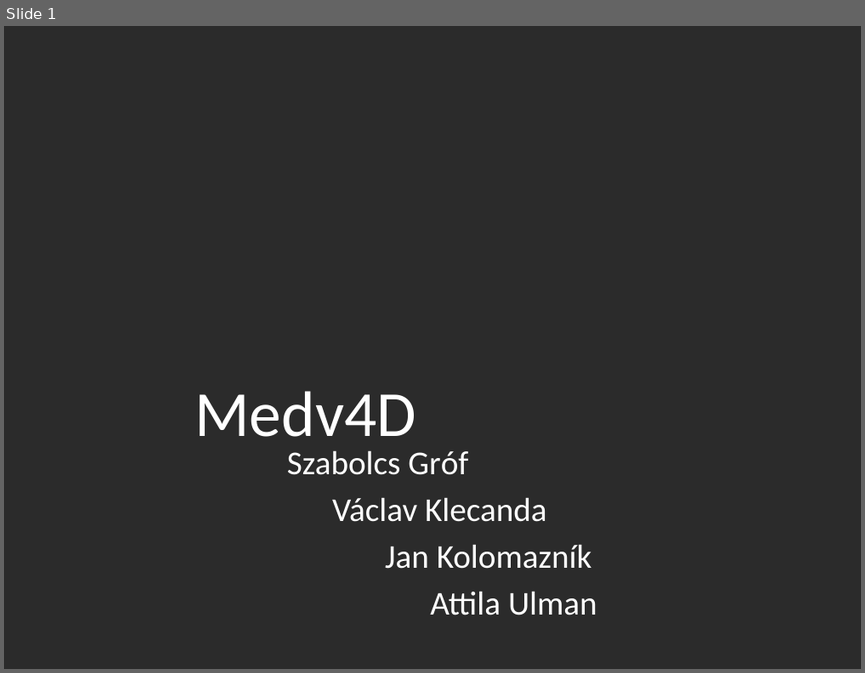
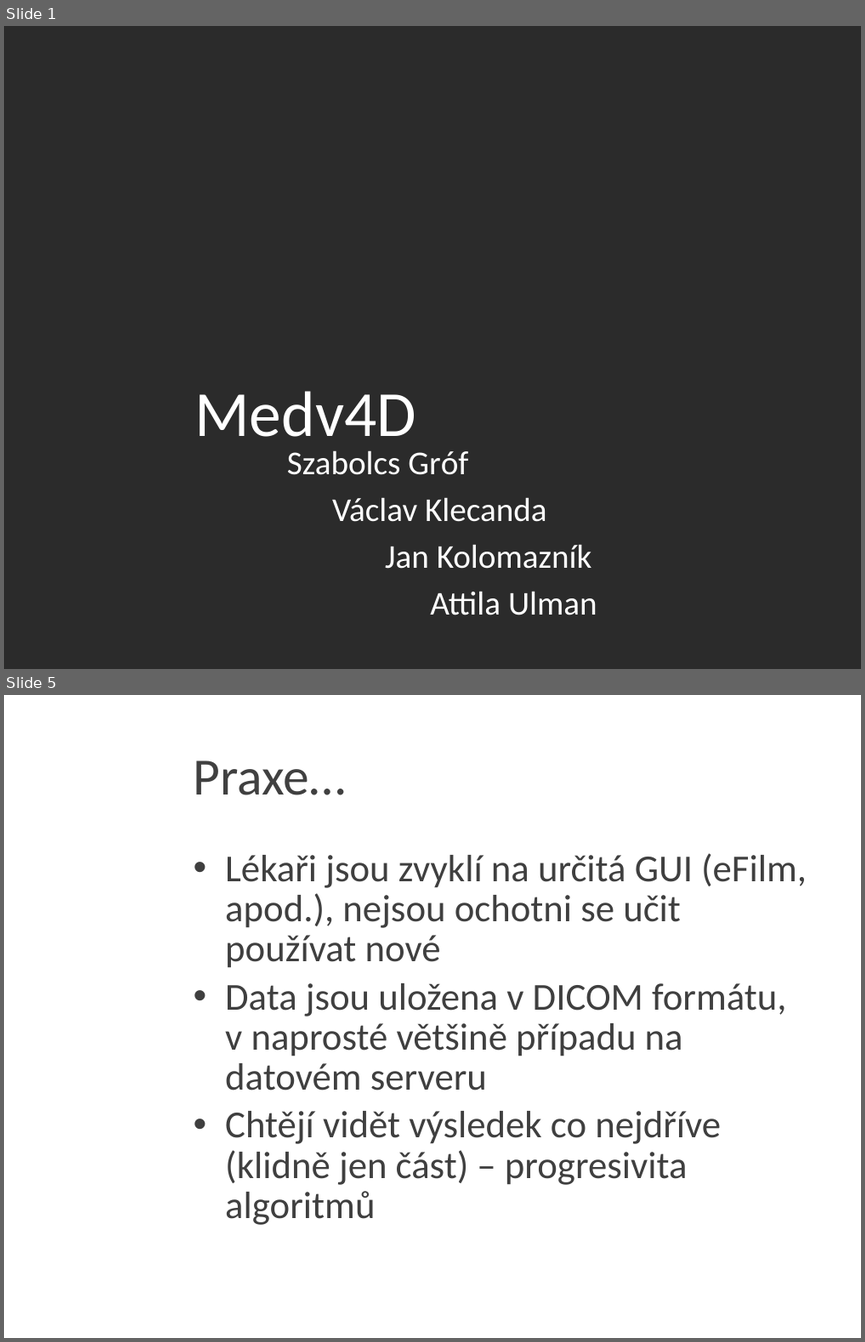
Before and after one commit to JanKolomaznik/MedV4D, a slide deck: doc/Presentation/Medv4D.pptx. Shown one above the other, each under a label of ours: slide 1 before the commit, slides 1 and 5 after it; the slides between them are not shown. The pictures are 865x673 and 865x1342 pixels, drawn with LibreOffice and Linux fonts; fonts in the diff are those of the drawing; background and template pictures are left out; a plain dark background stands for a picture behind light text. Boxes give left, top, right and bottom in pixels: in the first picture for what was removed or moved away, otherwise in the second. Text is boxed around its words. In the diff, an @@ line names an element or a change of style, - is before the commit and + after.

```diff
--- a/doc/Presentation/Medv4D.pptx
+++ b/doc/Presentation/Medv4D.pptx
@@ slide 5 added at (4,695,861,1338), background picture (left out) @@
@@ title added at (194,760,346,795), 44 pt, text #404040 @@
+Praxe…
@@ text added at (225,853,806,1225), 32 pt, text #3F3F3F @@
+• Lékaři jsou zvyklí na určitá GUI (eFilm, apod.), nejsou ochotni se učit používat nové
+• Data jsou uložena v DICOM formátu, v naprosté většině případu na datovém serveru
+• Chtějí vidět výsledek co nejdříve (klidně jen část) – progresivita algoritmů
```
Also in this commit, not shown: 1 slide changed, 13 other slides added, 2 slides removed.
